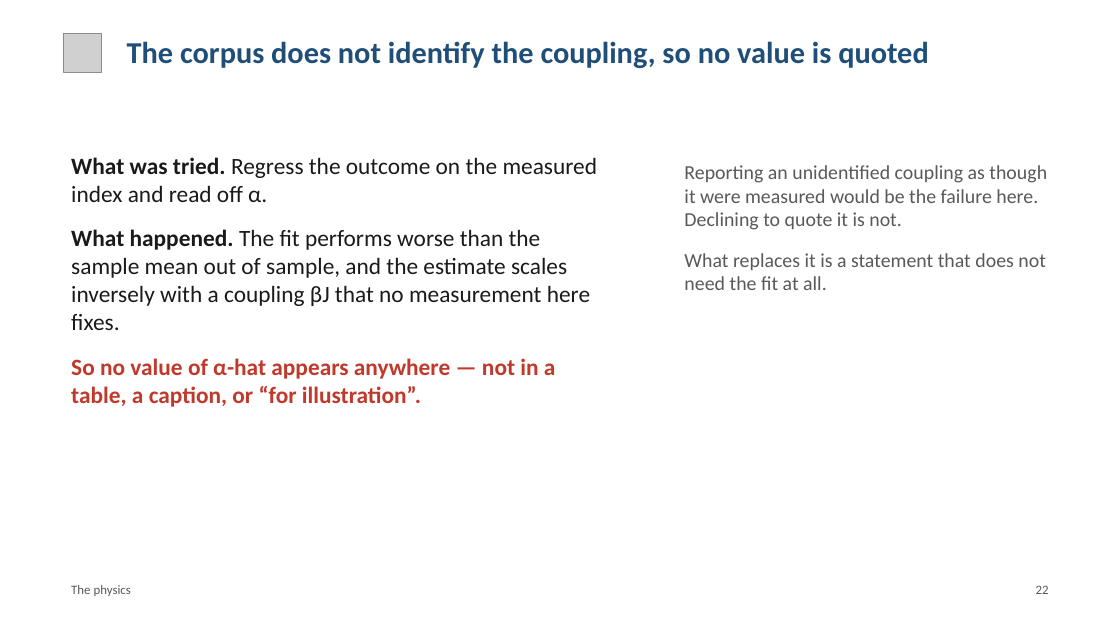
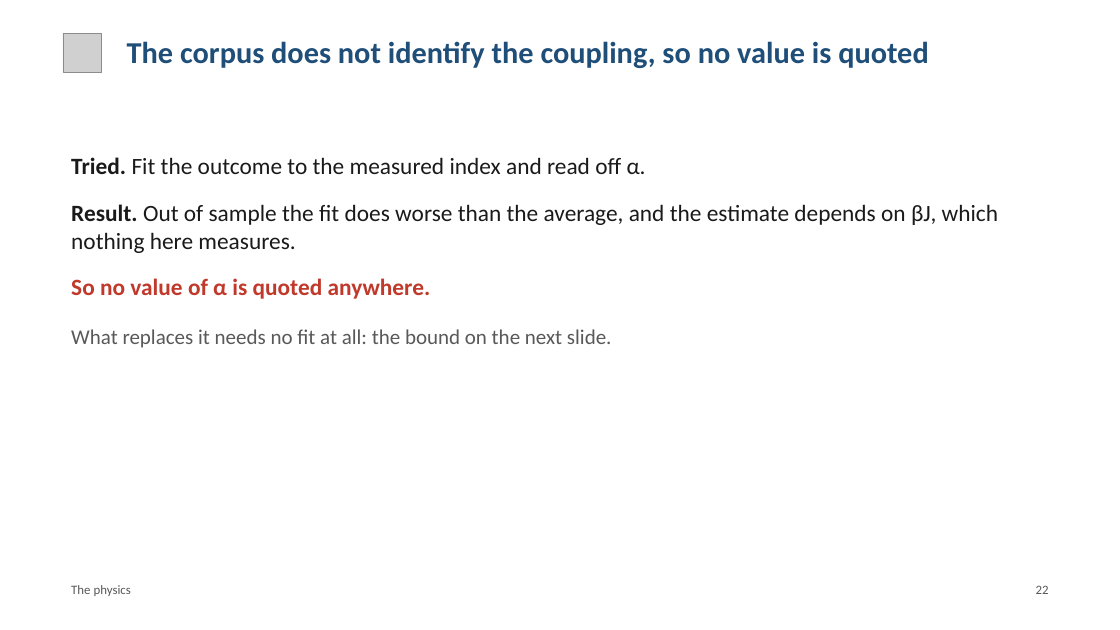
Before and after one commit to brn-mwai/monarch, a slide deck: slide 22 of docs/defence/Monarch_Defence.pptx. Drawn at 1120x630 pixels with LibreOffice and Linux fonts; fonts in the diff are those of the drawing; grey boxes stand for pictures. Boxes give left, top, right and bottom in pixels: in the first picture for what was removed or moved away, otherwise in the second. Text is boxed around its words. In the diff, an @@ line names an element or a change of style, - is before the commit and + after.

```diff
--- a/docs/defence/Monarch_Defence.pptx
+++ b/docs/defence/Monarch_Defence.pptx
@@ text at box(71, 157, 998, 348): text changed @@
-What was tried. Regress the outcome on the measured index and read off α.
-What happened. The fit performs worse than the sample mean out of sample, and the estimate scales inversely with a coupling βJ that no measurement here fixes.
-So no value of α-hat appears anywhere — not in a table, a caption, or “for illustration”.
+Tried. Fit the outcome to the measured index and read off α.
+Result. Out of sample the fit does worse than the average, and the estimate depends on βJ, which nothing here measures.
+So no value of α is quoted anywhere.
+What replaces it needs no fit at all: the bound on the next slide.
@@ text removed at box(684, 165, 1047, 290) @@
-Reporting an unidentified coupling as though it were measured would be the failure here. Declining to quote it is not.
-What replaces it is a statement that does not need the fit at all.
```
Also in this commit, not shown: 12 other slides changed, 3 other files.
